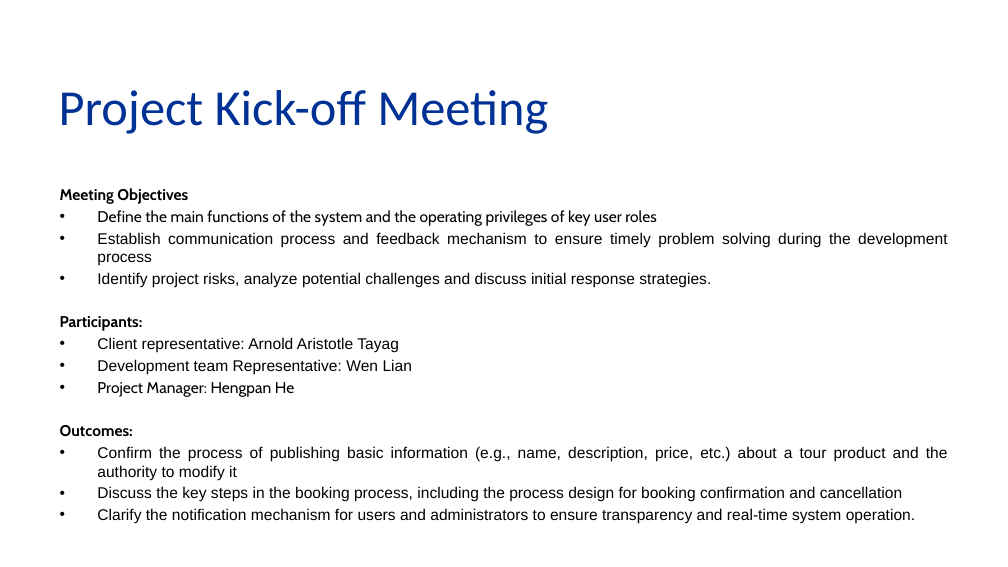
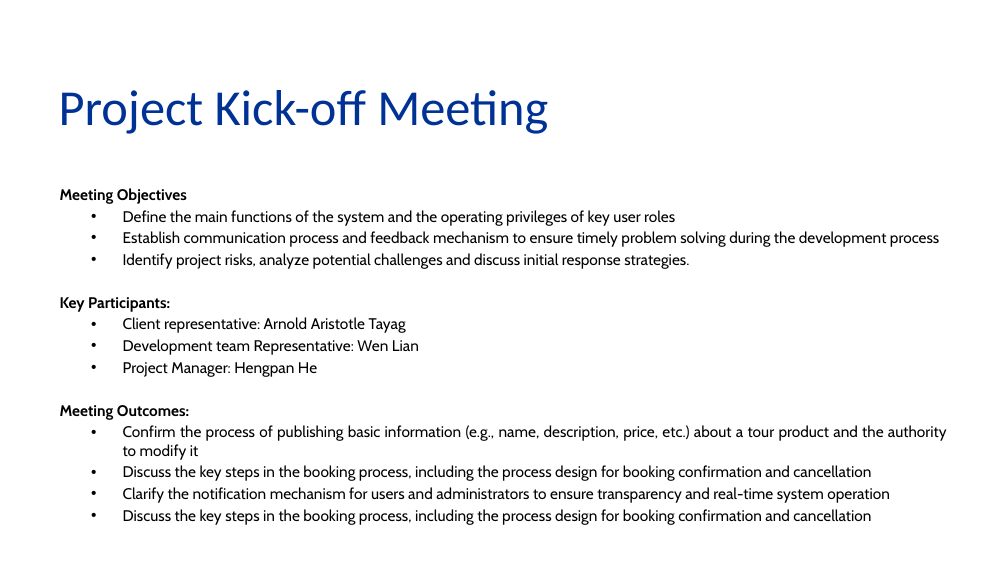
Before and after one commit to aamtayag/mse800-assessment2, a slide deck: slide 7 of docs/mse800_assess2.pptx. Drawn at 1008x567 pixels with LibreOffice and Linux fonts; fonts in the diff are those of the drawing; background and template pictures are left out. Boxes give left, top, right and bottom in pixels: in the first picture for what was removed or moved away, otherwise in the second. Text is boxed around its words. In the diff, an @@ line names an element or a change of style, - is before the commit and + after.

```diff
--- a/docs/mse800_assess2.pptx
+++ b/docs/mse800_assess2.pptx
@@ text at box(60, 188, 947, 481): size 11.1 to 11 pt in "Meeting Objectives", "Define the main functions of the system ...", "Establish communication process and feedback mechanism to ...", "Identify project risks, analyze potential challenges and ..." and 5 more places; font Arial to Cabin in "Establish communication process and feedback mechanism to ...", "Identify project risks, analyze potential challenges and ...", "Client representative: Arnold Aristotle Tayag", "Development team Representative: Wen Lian" and 2 more places; list level 1 to 2 in "Define the main functions of ..."; list level 1 to 2 in "Establish communication process and feedback ..."; list level 1 to 2 in "Identify project risks, analyze potential ..."; list level 1 to 2 in "Client representative: Arnold Aristotle Tayag"; list level 1 to 2 in "Development team Representative: Wen Lian"; list level 1 to 2 in "Project Manager: Hengpan He"; list level 1 to 2 in "Confirm the process of publishing ..."; list level 1 to 2 in "Discuss the key steps in ..." @@
@@ text at box(60, 297, 170, 312): text changed; size 11.1 to 11 pt @@
-Participants:
+Key Participants:
@@ text at box(60, 405, 189, 420): text changed; size 11.1 to 11 pt @@
-Outcomes:
+Meeting Outcomes:
@@ text at box(123, 487, 890, 525): text changed; size 11.1 to 11 pt; font Arial to Cabin @@
-• Clarify the notification mechanism for users and administrators to ensure transparency and real-time system operation.
+  • Clarify the notification mechanism for users and administrators to ensure transparency and real-time system operation
+  • Discuss the key steps in the booking process, including the process design for booking confirmation and cancellation
```
Also in this commit, not shown: 14 other slides changed, 1 slide added, 4 slides removed.
